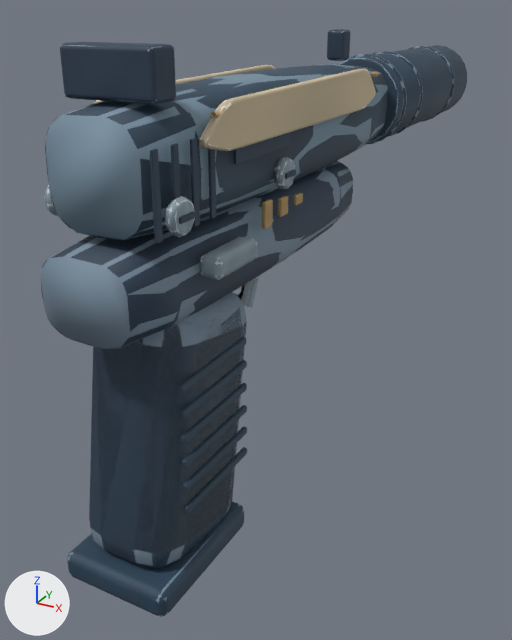
The glTF model models/csgo/anime-usp.glb as it was, and as the next commit left it.
Rendered twice from a 50 mm lens placed at (0.145, -0.217, 0.071), pointed at (-0.022, 0.086, -0.08). The lights are fixed; the arrows at lower left show +X, +Y and +Z. The older version comes first. Where no turn or scale is listed for an object, it has been applied to the vertices. Vertices at exactly the same position are counted once.

The first picture shows 'World hardware', 'World paint', 'magazine_Parkerized steel', 'slide_Polymer', 'slide_Weapon finish / Ivory enamel', 'slide_Weapon finish / Parkerized steel', 'weapon_Machined edges', 'weapon_Parkerized steel', 'weapon_Polymer' and 3 more.
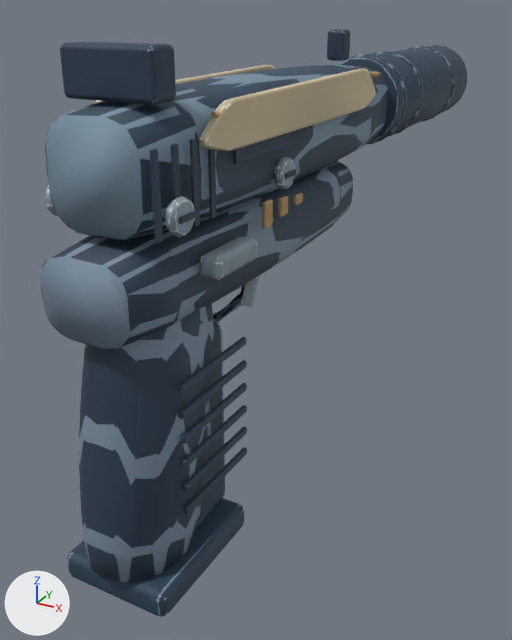
Pixel boxes [x1, y1, x2, y2] of what changed, in the pictures (512 x 640 px):
'weapon_Polymer', reshaped
    before: [41, 46, 455, 569]
    after: [41, 46, 455, 581]
'World hardware', reshaped
    before: [40, 31, 454, 617]
    after: [40, 30, 454, 617]
part 1 of me_cylinder_001, rebuilt (14% narrower)
    before: [89, 297, 247, 569]
    after: [79, 304, 214, 581]
part 2 of me_world_weapon_surface, rebuilt (14% narrower)
    before: [89, 292, 247, 566]
    after: [79, 306, 214, 582]
part 3 of me_world_weapon_surface, reshaped
    before: [44, 45, 176, 213]
    after: [44, 44, 176, 214]

The change, as a list of edits to the scene's bpy script:
```text
Change me_cylinder_001:
    used by ob_weapon_polymer; location = (0.0, 0.173, 0.025)
    remove me_cylinder_001.from_pydata(...)  # 1464 vertices, 2880 faces; spans x -0.027..0.027, y -0.237..0.14, z -0.154..0.024
    add me_cylinder_001.from_pydata(...)  # 1588 vertices, 3128 faces; spans x -0.027..0.027, y -0.243..0.14, z -0.151..0.024
    me_cylinder_001 part 1: the loose piece of 96 vertices spanning x -0.021..0.021, y -0.233..-0.163, z -0.154..-0.046 is rebuilt with 220 vertices and now spans x -0.021..0.021, y -0.243..-0.177, z -0.151..-0.039
Change me_world_weapon_surface:
    used by ob_world_hardware; location = (0.0, 0.0, 0.0)
    remove me_world_weapon_surface.from_pydata(...)  # 967 vertices, 1740 faces; spans x -0.027..0.03, y -0.065..0.313, z -0.132..0.062
    add me_world_weapon_surface.from_pydata(...)  # 995 vertices, 1796 faces; spans x -0.027..0.03, y -0.07..0.313, z -0.132..0.062
    me_world_weapon_surface part 2: the loose piece of 96 vertices spanning x -0.021..0.021, y -0.06..0.01, z -0.129..-0.021 is rebuilt with 84 vertices and now spans x -0.021..0.021, y -0.07..-0.004, z -0.126..-0.014
    me_world_weapon_surface part 3: 1 vertex moved within x 0.017, y -0.035, z 0.061; 11 vertices removed from x -0.026..0.017, y -0.05..-0.034, z -0.037..0.062; 25 vertices added at x -0.026..0.017, y -0.05..-0.034, z -0.038..0.062
    other edits to the shape of me_world_weapon_surface do not show in these pictures
```
